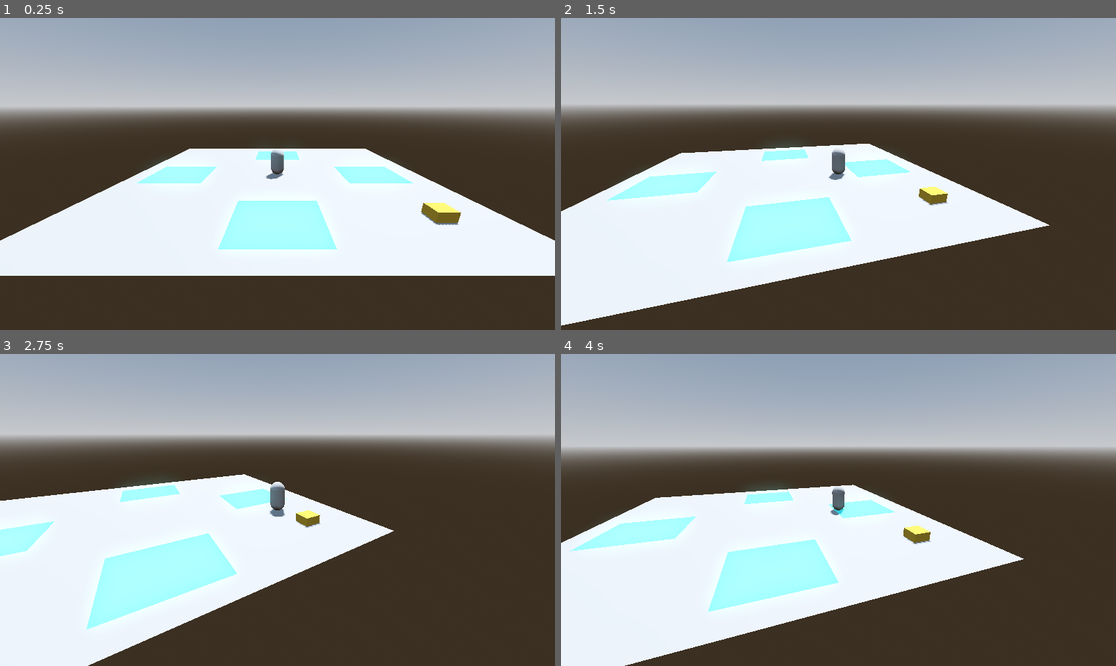
Above: before the commit, frames 1-4 (two rows, left to right).
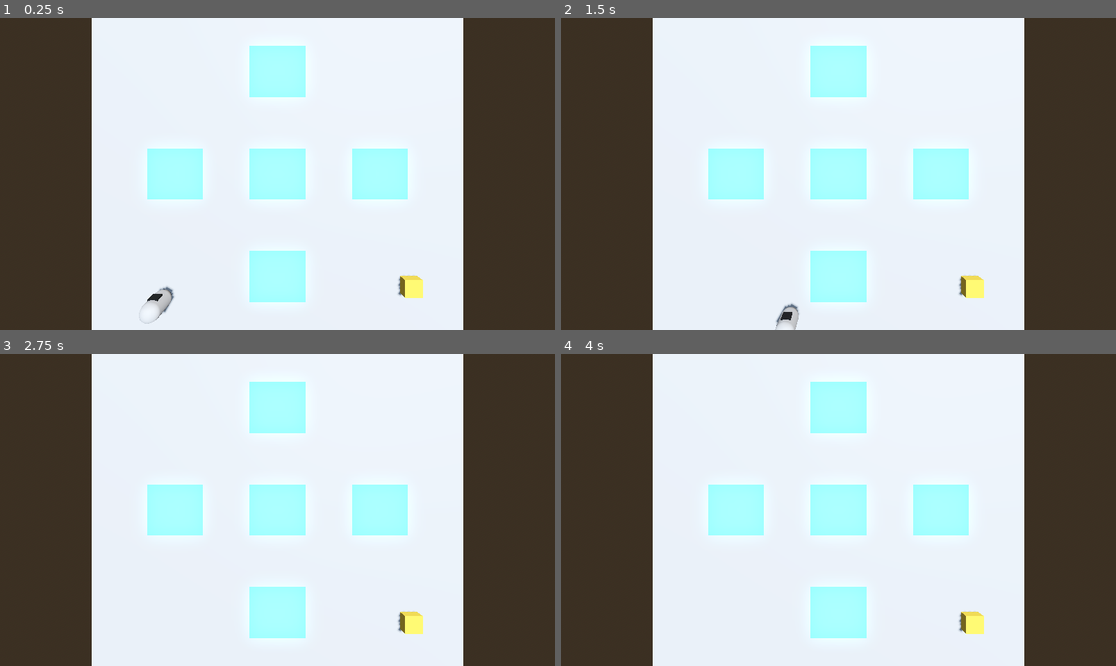
Above: after the commit, the same moments.

Repository: JoaoSant0s/Godot_Test_Project
Game: Godot game, scene res://_Project/Scenes/boot.tscn
Two runs of this game, one before a commit and one after it. Both use one fixed random seed, a clock stepped at 60 frames per second and the inputs below.
Inputs (mouse positions are in pixels of both pictures, inside the frame that each line leads up to):
- Up to frame 1 (0.25 s): no input
- Up to frame 2 (1.5 s): tap Enter (ui_accept) at 0.5, 0.77 s; move the mouse to (960, 158) at 0.52 s; hold D (right) 0.53-1.28 s; move the mouse to (727, 189) at 1.27 s; hold S (back) from 1.28 s (still down)
- Up to frame 3 (2.75 s): tap Enter (ui_accept) at 1.52 s; move the mouse to (333, 441) at 2.02 s; release S (back) at 2.03 s; hold D (right) from 2.03 s (still down)
- Up to frame 4 (4 s): move the mouse to (810, 572) at 2.77 s; release D (right) at 2.78 s; hold W (forward) 2.78-3.53 s; tap Enter (ui_accept) at 3.02, 3.77 s; move the mouse to (1005, 556) at 3.52 s; hold A (left) from 3.53 s (still down)

The runs differ from the first frame. In frame 1, 68% of the frame differs, in the area x 0-100%, y 0-100%; in frame 2, 71%; in frame 3, 76%; in frame 4, 72%.

Commit message:
(imp): making basic camera transition between virtual cameras work

Diff:
--- a/Modules/VirtualCamera/Runtime/MainCamera.gd
+++ b/Modules/VirtualCamera/Runtime/MainCamera.gd
@@ -2,7 +2,7 @@
 
 static var Instance : MainCamera = null
 
-var currentVirtualCamera : VirtualCamera
+var _currentVirtualCamera : VirtualCamera
 
 func _ready():
 	assert(Instance == null, "Must exist a MainCamera in the scene")
@@ -20,7 +20,7 @@
 	pass
 
 func _update():
-	if currentVirtualCamera == null: return
+	if _currentVirtualCamera == null: return
 
 	_follow()
 	_lookAt()
@@ -30,44 +30,46 @@
 
 # End Region
 
+func isCurrentCamera(virtualCamera : VirtualCamera):
+	return _currentVirtualCamera == virtualCamera
+
 func _follow():
-	if currentVirtualCamera.follow:
-		global_position = currentVirtualCamera.follow.global_position
+	if _currentVirtualCamera.follow:
+		global_position = _currentVirtualCamera.follow.global_position
 	else:
-		global_position = currentVirtualCamera.global_position
+		global_position = _currentVirtualCamera.global_position
 
 func _lookAt():
-	if currentVirtualCamera.lookAt:
-		look_at(currentVirtualCamera.lookAt.global_position)
+	if _currentVirtualCamera.lookAt:
+		look_at(_currentVirtualCamera.lookAt.global_position)
 	else:
-		global_rotation = currentVirtualCamera.global_rotation
+		rotation = _currentVirtualCamera.rotation
 
 func _reset():
-	currentVirtualCamera = null;
+	_currentVirtualCamera = null;
 	refreshProcessMethod(UtilsCamera.UpdateMethods.DISABLED);
 	pass
 
-func setVirtualCamera(virtualCamera : VirtualCamera):
-	currentVirtualCamera = virtualCamera;
-	if currentVirtualCamera == null:
+func trySetVirtualCamera(virtualCamera : VirtualCamera):
+	if virtualCamera == null:
+		current = false
 		_reset()
 	else:
-		refreshProcessMethod(currentVirtualCamera.processMethod)
+		var oldCamera : VirtualCamera = null
+		print(_currentVirtualCamera, " ", virtualCamera, " ", _currentVirtualCamera == virtualCamera)
+		if _currentVirtualCamera != null:
+				oldCamera = _currentVirtualCamera
+				if virtualCamera.priority < _currentVirtualCamera.priority: return;
+				if _currentVirtualCamera == virtualCamera: return
+
+		_currentVirtualCamera = virtualCamera;
+		current = true
+		refreshProcessMethod(_currentVirtualCamera.processMethod)
+		if oldCamera != null: oldCamera.enabled = false
 	pass
 
 func refreshProcessMethod(updateMethod : UtilsCamera.UpdateMethods):
-	set_process(updateMethod == UtilsCamera.UpdateMethods.PROCESS)
+	set_process(updateMethod == UtilsCamera.UpdateMethods.DEFAULT_PROCESS)
 	set_physics_process(updateMethod == UtilsCamera.UpdateMethods.PHYSICS_PROCESS)
-	pass
 
-func refreshStatus(virtualCamera : VirtualCamera):
-	var isSameCamera = virtualCamera == currentVirtualCamera;
-
-	print(virtualCamera.isStatusRunning(), not isSameCamera)
-	print(virtualCamera.isStatusDisabled(), isSameCamera)
-
-	if virtualCamera.isStatusRunning() and not isSameCamera:
-		setVirtualCamera(virtualCamera)
-	elif virtualCamera.isStatusDisabled() and isSameCamera:
-		_reset();
-	pass
+	_update()
--- a/Modules/VirtualCamera/Runtime/UtilsCamera.gd
+++ b/Modules/VirtualCamera/Runtime/UtilsCamera.gd
@@ -1,11 +1,3 @@
 class_name UtilsCamera
 
-enum UpdateMethods {PROCESS, PHYSICS_PROCESS, DISABLED}
-
-enum VirtualCameraStatus {RUNNING, WAITING, DISABLED}
-
-static func rotated(baseVector : Vector3, angle: Vector3):
-	baseVector = baseVector.rotated(Vector3.RIGHT, angle.x)
-	baseVector = baseVector.rotated(Vector3.UP, angle.y)
-	baseVector = baseVector.rotated(Vector3.BACK, angle.z)
-	return baseVector
+enum UpdateMethods {DEFAULT_PROCESS, PHYSICS_PROCESS, DISABLED}
--- a/Modules/VirtualCamera/Runtime/VirtualCamera.gd
+++ b/Modules/VirtualCamera/Runtime/VirtualCamera.gd
@@ -1,34 +1,39 @@
 class_name VirtualCamera extends Node3D
 
-@export var status: UtilsCamera.VirtualCameraStatus = UtilsCamera.VirtualCameraStatus.RUNNING:
+@export var enabled: bool = true:
 	get:
-		return status
+		return enabled
 	set(value):
-		status = value
-		print(name, " ", "status ",status)
+		if enabled == value: return
+		enabled = value
+		VirtualCameraService.onEnabledModified.emit(self)
+		print(name, " ", "enabled ",enabled)
+
+@export var priority: int = 0:
+	get:
+		return priority
+	set(value):
+		if priority == value: return
+		priority = value
+		VirtualCameraService.onPriorityModified.emit(self)
+		print(name, " ", "priority ",value)
 
 @export var follow : Node3D
+
 @export var lookAt : Node3D
 
-@export var processMethod: UtilsCamera.UpdateMethods = UtilsCamera.UpdateMethods.PROCESS:
+@export var processMethod: UtilsCamera.UpdateMethods = UtilsCamera.UpdateMethods.DEFAULT_PROCESS:
 	get:
 		return processMethod
 	set(value):
 		processMethod = value
 		print(name, " ", "processMethod ",value)
 
-
-func isStatusRunning():
-	return status == UtilsCamera.VirtualCameraStatus.RUNNING
-
-func isStatusWaiting():
-	return status == UtilsCamera.VirtualCameraStatus.WAITING
-
-func isStatusDisabled():
-	return status == UtilsCamera.VirtualCameraStatus.DISABLED
-
 func _enter_tree():
 	VirtualCameraService.addVirtualCamera(self)
 
 func _exit_tree():
 	VirtualCameraService.removeVirtualCamera(self)
+
+func _to_string():
+	return "<-> {%n}: {%p} - {%s} <->".format({"%n" : name, "%p" : priority, "%s": enabled})
--- a/Modules/VirtualCamera/Runtime/VirtualCameraService.gd
+++ b/Modules/VirtualCamera/Runtime/VirtualCameraService.gd
@@ -1,20 +1,67 @@
 extends Node
+
+signal onEnabledModified(virtualCamera : VirtualCamera)
+signal onPriorityModified(virtualCamera : VirtualCamera)
 
 var _virtualCameras : Array[VirtualCamera]
 
+func _ready():
+	onEnabledModified.connect(_virtualCameraEnabledModified)
+	onPriorityModified.connect(_virtualCameraPriorityModified)
+
 func addVirtualCamera(virtualCamera : VirtualCamera):
 	_virtualCameras.append(virtualCamera)
+
 	print("Add Virtual Cameras ", _virtualCameras.size(), " ", virtualCamera.name)
+
+	if MainCamera.Instance == null: return
+	if not virtualCamera.enabled: return
+
+	_virtualCameraEnabledModified(virtualCamera)
 
 func removeVirtualCamera(virtualCamera : VirtualCamera):
 	_virtualCameras.erase(virtualCamera)
+
 	print("Remove Virtual Cameras ", _virtualCameras.size(), " ", virtualCamera.name)
+
+	if MainCamera.Instance == null: return
+	if not virtualCamera.enabled: return
+
+	if MainCamera.Instance.isCurrentCamera(virtualCamera):
+		_tryRefreshMainCamera();
 
 func mainCameraStarted():
 	print("Main Camera Started")
 	_tryRefreshMainCamera();
 
+func _virtualCameraEnabledModified(virtualCamera : VirtualCamera):
+	if MainCamera.Instance == null: return
+
+	if virtualCamera.enabled:
+		MainCamera.Instance.trySetVirtualCamera(virtualCamera);
+	elif MainCamera.Instance.isCurrentCamera(virtualCamera):
+		_tryRefreshMainCamera()
+
+func _virtualCameraPriorityModified(virtualCamera : VirtualCamera):
+	if MainCamera.Instance == null: return
+	if not virtualCamera.enabled: return;
+
+	if MainCamera.Instance.isCurrentCamera(virtualCamera):
+		_tryRefreshMainCamera()
+	else:
+		MainCamera.Instance.trySetVirtualCamera(virtualCamera);
+
 func _tryRefreshMainCamera():
-	var currentCamera = _virtualCameras[0];
-	print(currentCamera.name)
-	MainCamera.Instance.setVirtualCamera(currentCamera);
+	if MainCamera.Instance == null: return
+
+	var runningCameras : Array[VirtualCamera] = _virtualCameras.filter(func(camera : VirtualCamera): return camera.enabled)
+
+	if runningCameras.size() == 0:
+		MainCamera.Instance.trySetVirtualCamera(null);
+		return
+
+	runningCameras.sort_custom(func(cameraA : VirtualCamera, cameraB : VirtualCamera): return cameraA.priority > cameraB.priority);
+	print("runningCameras: ", runningCameras)
+
+	print(runningCameras[0].name)
+	MainCamera.Instance.trySetVirtualCamera(runningCameras[0]);
--- a/_Project/Scenes/scene_3d.tscn
+++ b/_Project/Scenes/scene_3d.tscn
@@ -30,13 +30,13 @@
 
 [sub_resource type="PlaneMesh" id="PlaneMesh_igw6b"]
 material = SubResource("StandardMaterial3D_xjsnx")
-size = Vector2(4, 4)
+size = Vector2(3, 3)
 
 [sub_resource type="BoxShape3D" id="BoxShape3D_wq0mj"]
-size = Vector3(4, 1, 4)
+size = Vector3(3, 1, 3)
 
 [sub_resource type="BoxShape3D" id="BoxShape3D_au2w7"]
-size = Vector3(4, 1, 4)
+size = Vector3(3, 1, 3)
 
 [sub_resource type="StandardMaterial3D" id="StandardMaterial3D_wpuei"]
 albedo_color = Color(0.733333, 0.611765, 0.188235, 1)
@@ -67,7 +67,7 @@
 shape = SubResource("ConcavePolygonShape3D_uvfuo")
 
 [node name="Trigger" type="MeshInstance3D" parent="." node_paths=PackedStringArray("collisionArea", "virtualCamera")]
-transform = Transform3D(1.088, 0, 0, 0, 0.198, 0, 0, 0, 1, 0, 0.0333733, 6.8091)
+transform = Transform3D(1.088, 0, 0, 0, 0.198, 0, 0, 0, 1, 0, 0.033, 6)
 mesh = SubResource("PlaneMesh_igw6b")
 script = ExtResource("1_6vqvf")
 collisionArea = NodePath("Area3D")
@@ -80,10 +80,11 @@
 
 [node name="VirtualCamera" parent="Trigger" node_paths=PackedStringArray("lookAt") instance=ExtResource("2_5x1tr")]
 transform = Transform3D(0.919118, 0, 0, 0, 3.99117, 3.09486, 0, -0.612783, 0.790251, 0, 25.084, 8.1909)
+enabled = false
 lookAt = NodePath("../../Player")
 
 [node name="Trigger2" type="MeshInstance3D" parent="." node_paths=PackedStringArray("collisionArea", "virtualCamera")]
-transform = Transform3D(1.088, 0, 0, 0, 0.198, 0, 0, 0, 1, 0, 0.0333733, -6.29177)
+transform = Transform3D(1.088, 0, 0, 0, 0.198, 0, 0, 0, 1, 0, 0.033, -6)
 mesh = SubResource("PlaneMesh_igw6b")
 script = ExtResource("1_6vqvf")
 collisionArea = NodePath("Area3D")
@@ -96,10 +97,11 @@
 
 [node name="VirtualCamera2" parent="Trigger2" node_paths=PackedStringArray("lookAt") instance=ExtResource("2_5x1tr")]
 transform = Transform3D(-0.919118, 0, 8.03518e-08, 0, 5.0505, 0, -8.74228e-08, 0, -1, 0, 25.084, -8.70823)
+enabled = false
 lookAt = NodePath("../../Player")
 
 [node name="Trigger3" type="MeshInstance3D" parent="." node_paths=PackedStringArray("collisionArea", "virtualCamera")]
-transform = Transform3D(1.088, 0, 0, 0, 0.198, 0, 0, 0, 1, 7.06276, 0.0333733, 0.126667)
+transform = Transform3D(1.088, 0, 0, 0, 0.198, 0, 0, 0, 1, 6, 0.033, 0)
 mesh = SubResource("PlaneMesh_igw6b")
 script = ExtResource("1_6vqvf")
 collisionArea = NodePath("Area3D")
@@ -112,9 +114,10 @@
 
 [node name="VirtualCamera3" parent="Trigger3" instance=ExtResource("2_5x1tr")]
 transform = Transform3D(1.09604e-08, 0, 0.919118, 0, 5.0505, 0, -1, 0, 1.19249e-08, 7.29526, 25.084, -0.126667)
+enabled = false
 
 [node name="Trigger4" type="MeshInstance3D" parent="." node_paths=PackedStringArray("collisionArea", "virtualCamera")]
-transform = Transform3D(1.088, 0, 0, 0, 0.198, 0, 0, 0, 1, -7.41956, 0.0333733, 0.126667)
+transform = Transform3D(1.088, 0, 0, 0, 0.198, 0, 0, 0, 1, -6, 0.033, 0)
 mesh = SubResource("PlaneMesh_igw6b")
 script = ExtResource("1_6vqvf")
 collisionArea = NodePath("Area3D")
@@ -127,8 +130,25 @@
 
 [node name="VirtualCamera4" parent="Trigger4" instance=ExtResource("2_5x1tr")]
 transform = Transform3D(-4.01759e-08, 0, -0.919118, 0, 5.0505, 0, 1, 0, -4.37114e-08, -6.96732, 25.084, -0.126667)
+enabled = false
+
+[node name="Trigger5" type="MeshInstance3D" parent="." node_paths=PackedStringArray("collisionArea", "virtualCamera")]
+transform = Transform3D(1.088, 0, 0, 0, 0.198, 0, 0, 0, 1, 0, 0.033, 0)
+mesh = SubResource("PlaneMesh_igw6b")
+script = ExtResource("1_6vqvf")
+collisionArea = NodePath("Area3D")
+virtualCamera = NodePath("VirtualCamera5")
+
+[node name="Area3D" type="Area3D" parent="Trigger5"]
+
+[node name="CollisionShape3D" type="CollisionShape3D" parent="Trigger5/Area3D"]
+shape = SubResource("BoxShape3D_au2w7")
+
+[node name="VirtualCamera5" parent="Trigger5" instance=ExtResource("2_5x1tr")]
+transform = Transform3D(0.198, 0, 0, 0, -4.37114e-08, 0.182, 0, -1, -7.95547e-09, 0, 60, 0)
 
 [node name="Player" parent="." groups=["Player"] instance=ExtResource("1_m77aj")]
+transform = Transform3D(1, 0, 0, 0, 1, 0, 0, 0, 1, -6.50021, 0, 7.04871)
 
 [node name="Camera3D" parent="." instance=ExtResource("2_ghlyq")]
 transform = Transform3D(1, 0, 0, 0, 0.790048, 0.613045, 0, -0.613045, 0.790048, 0, 8.401, 9.39407)
--- a/_Project/Scripts/Cameras/PlatformTrigger.gd
+++ b/_Project/Scripts/Cameras/PlatformTrigger.gd
@@ -3,16 +3,14 @@
 @export var collisionArea : Area3D
 @export var virtualCamera : VirtualCamera
 
-var enterCallable = Callable(self, "_trigger_platform")
-
 func _ready():
-	collisionArea.body_entered.connect(enterCallable)
+	collisionArea.body_entered.connect(_trigger_platform)
 
 func _trigger_platform(body : Node3D):
 	if not body.is_in_group("Player"): return
 
-	print(body)
+	virtualCamera.enabled = true
 
 func _exit_tree():
-	collisionArea.body_entered.disconnect(enterCallable)
+	collisionArea.body_entered.disconnect(_trigger_platform)
 	pass
